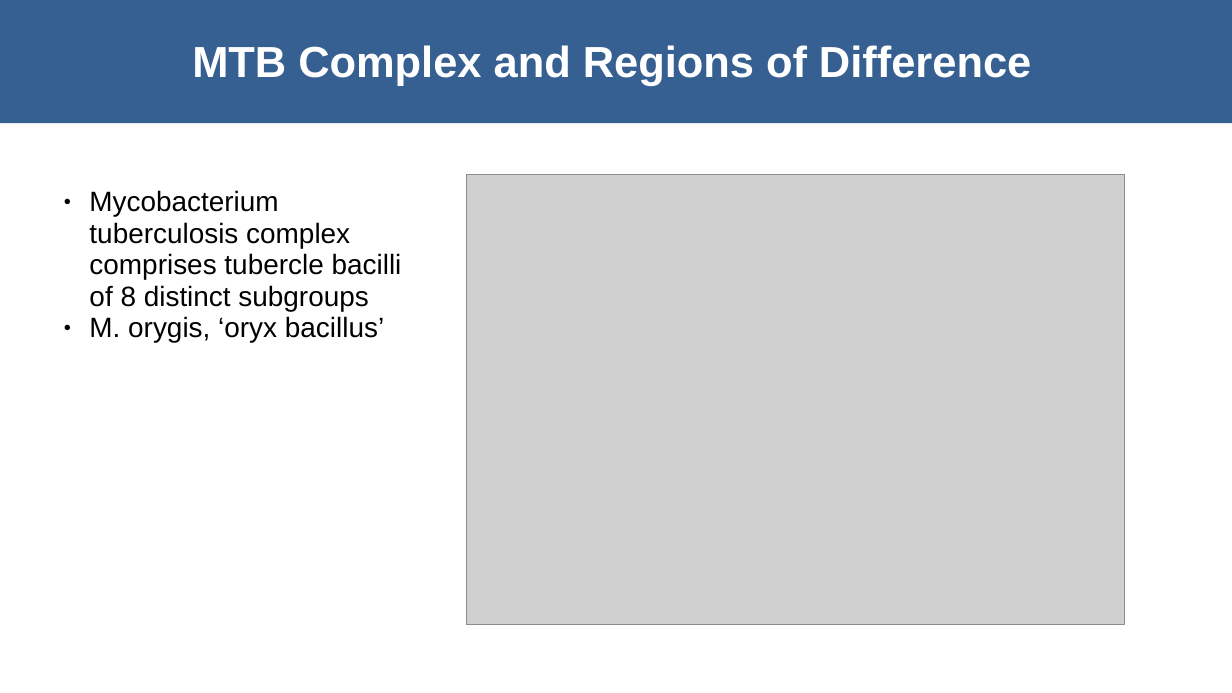
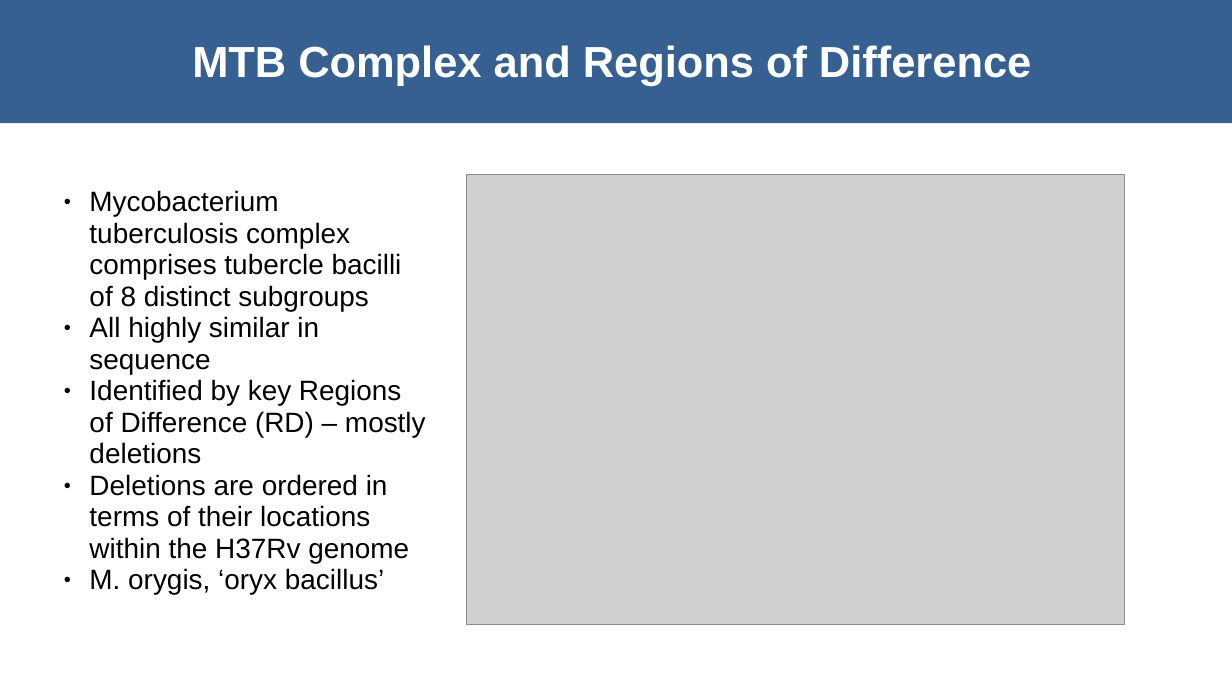
Before and after one commit to dmnfarrell/mtbdiff, a slide deck: slide 8 of orygis_project/talk_nov19.odp (slide 9 before the commit). Drawn at 1232x693 pixels with LibreOffice and Linux fonts; fonts in the diff are those of the drawing; grey boxes stand for pictures. Boxes give left, top, right and bottom in pixels: in the first picture for what was removed or moved away, otherwise in the second. Text is boxed around its words. In the diff, an @@ line names an element or a change of style, - is before the commit and + after.

```diff
--- a/orygis_project/talk_nov19.odp
+++ b/orygis_project/talk_nov19.odp
@@ text at <box>89,316,426,563</box>: paragraphs added @@
+● All highly similar in sequence
+● Identified by key Regions of Difference (RD) – mostly deletions
+● Deletions are ordered in terms of their locations within the H37Rv genome
```
Also in this commit, not shown: 8 other slides changed, 8 slides added, 6 slides removed, 6 other files.
